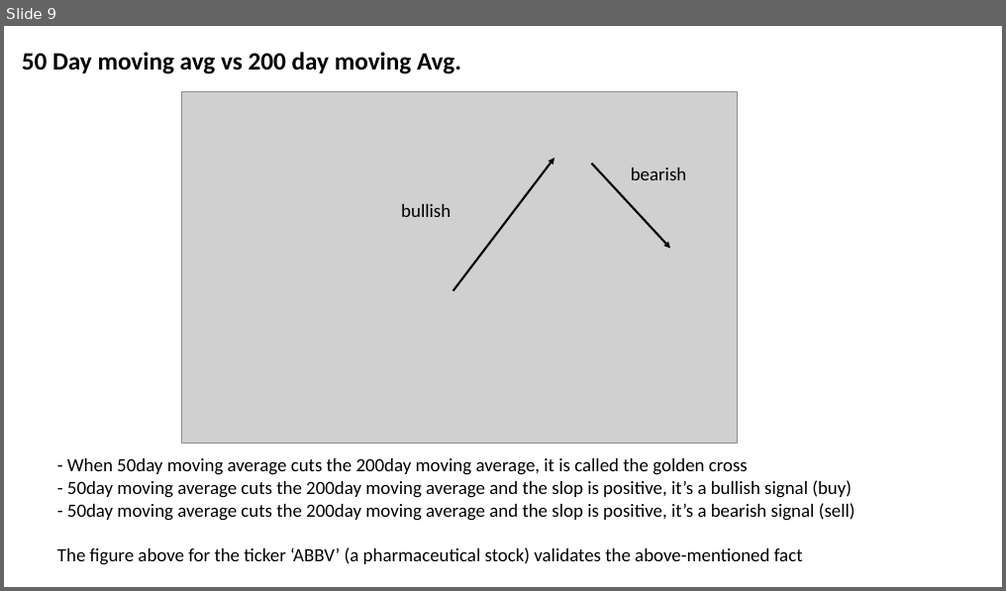
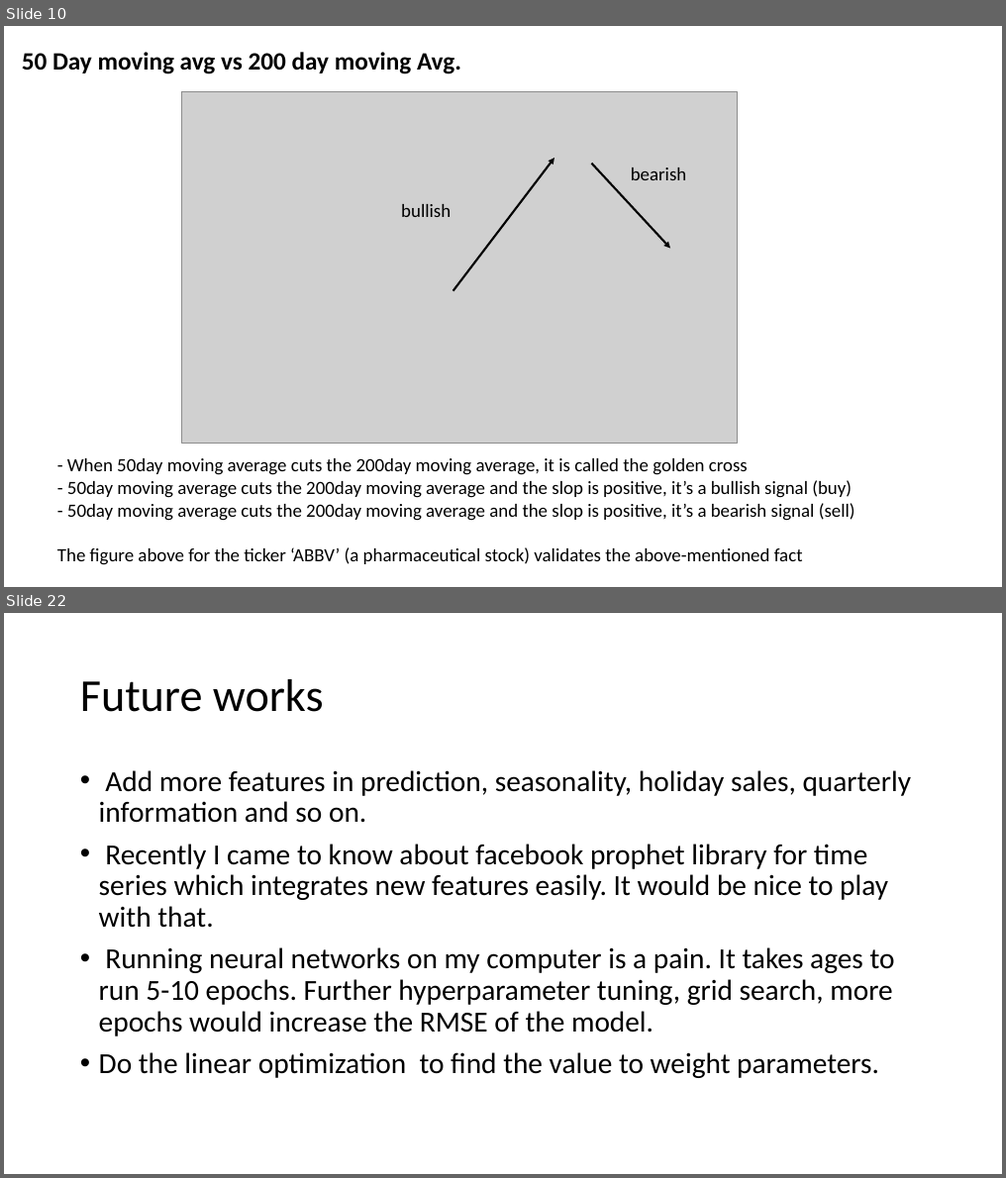
Before and after one commit to rashuvro/Data_science_journey, a slide deck: springboard/capstone 2/capstone 2 slides.pptx. Shown one above the other, each under a label of ours: slide 9 before the commit, slides 10 and 22 after it; the slides between them are not shown. The pictures are 1006x591 and 1006x1178 pixels, drawn with LibreOffice and Linux fonts; fonts in the diff are those of the drawing; grey boxes stand for pictures. Boxes give left, top, right and bottom in pixels: in the first picture for what was removed or moved away, otherwise in the second. Text is boxed around its words. In the diff, an @@ line names an element or a change of style, - is before the commit and + after.

```diff
--- a/springboard/capstone 2/capstone 2 slides.pptx
+++ b/springboard/capstone 2/capstone 2 slides.pptx
@@ slide 22 added at (x1=4, y1=613, x2=1002, y2=1174), background #FFFFFF @@
@@ title added at (x1=80, y1=679, x2=324, y2=712), 44 pt, text #000000 @@
+Future works
@@ text added at (x1=99, y1=770, x2=912, y2=1078), 28 pt, text #000000 @@
+• Add more features in prediction, seasonality, holiday sales, quarterly information and so on.
+• Recently I came to know about facebook prophet library for time series which integrates new features easily. It would be nice to play with that.
+• Running neural networks on my computer is a pain. It takes ages to run 5-10 epochs. Further hyperparameter tuning, grid search, more epochs would increase the RMSE of the model.
+• Do the linear optimization to find the value to weight parameters.
@@ what was slide 9 is now slide 10 @@
```
Also in this commit, not shown: 1 slide changed, 12 other slides added, 3 other files.
